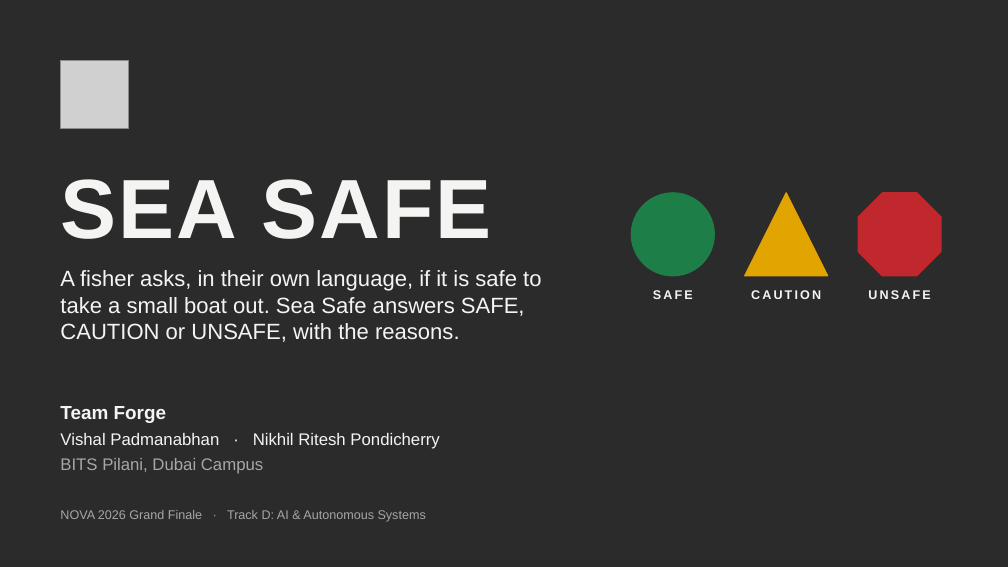
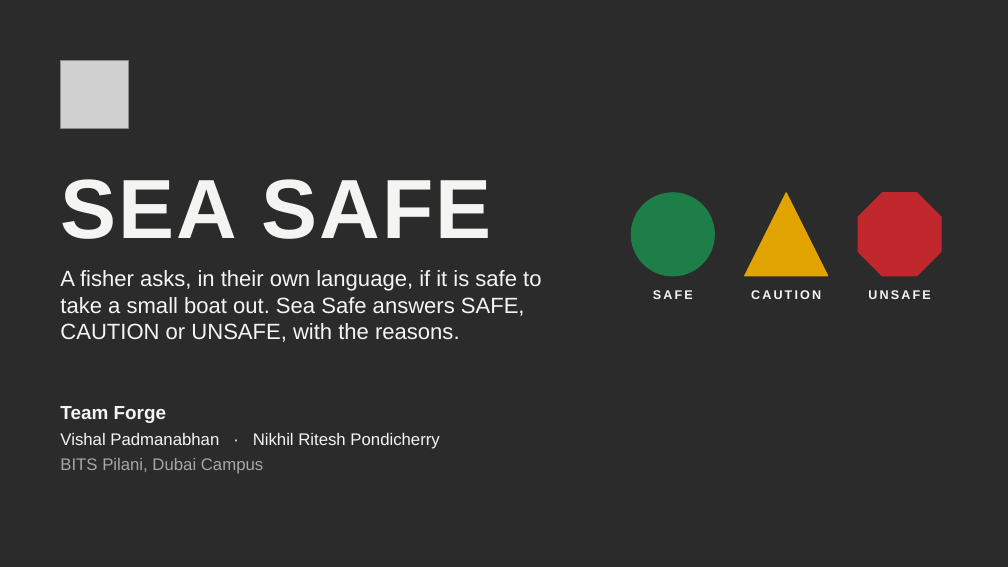
Before and after one commit to vishl4534-arch/sea-safe, a slide deck: slide 1 of Claude outputs/Sea_Safe_NOVA_2026.pptx. Drawn at 1008x567 pixels with LibreOffice and Linux fonts; fonts in the diff are those of the drawing; grey boxes stand for pictures; background and template pictures are left out; a plain dark background stands for a picture behind light text. Boxes give left, top, right and bottom in pixels: in the first picture for what was removed or moved away, otherwise in the second. Text is boxed around its words. In the diff, an @@ line names an element or a change of style, - is before the commit and + after.

```diff
--- a/Claude outputs/Sea_Safe_NOVA_2026.pptx
+++ b/Claude outputs/Sea_Safe_NOVA_2026.pptx
@@ text removed at (60,510,426,522) @@
-NOVA 2026 Grand Finale · Track D: AI & Autonomous Systems
```
Also in this commit, not shown: 5 other slides changed, 1 slide added, 1 slide removed.
